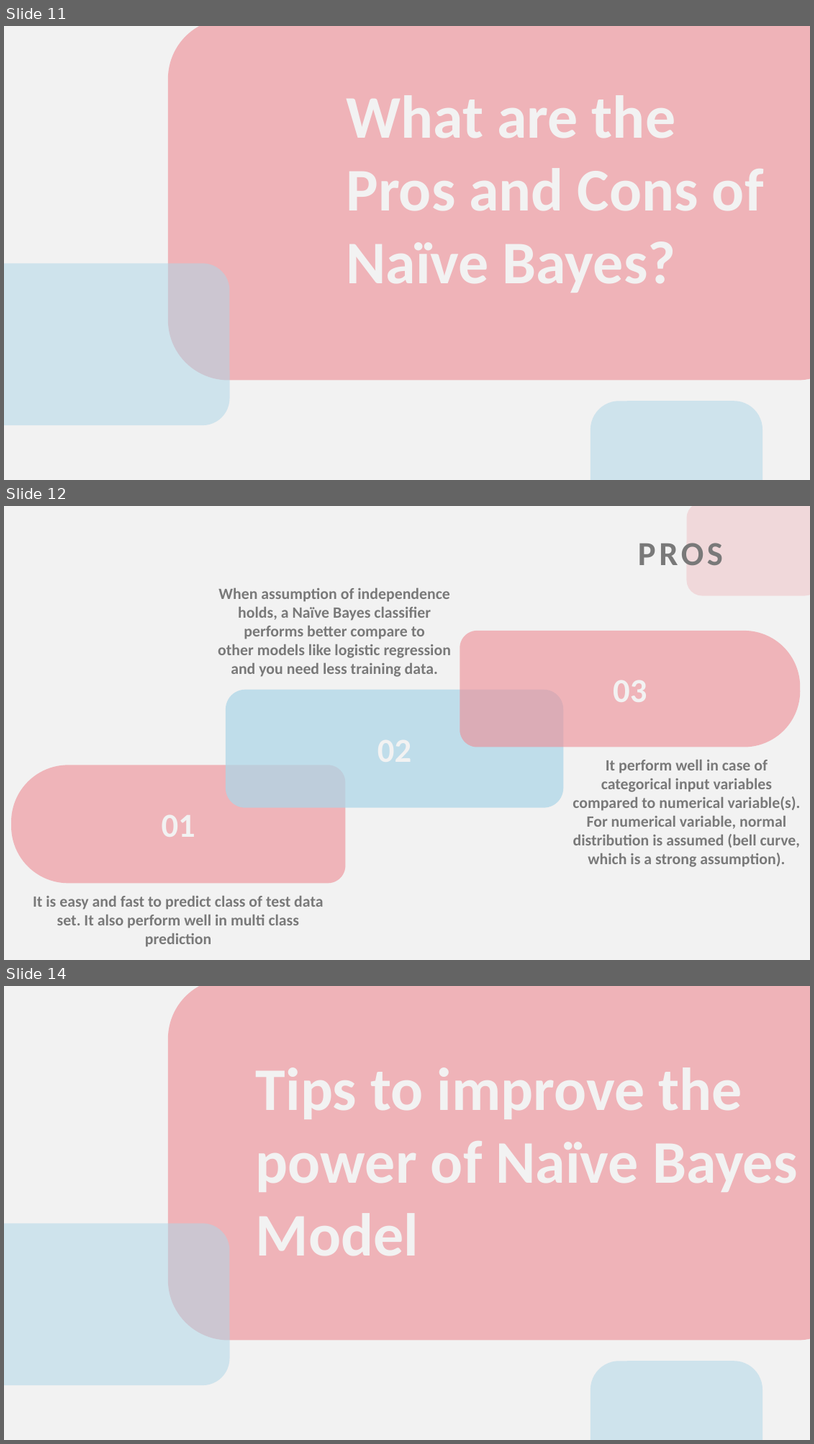
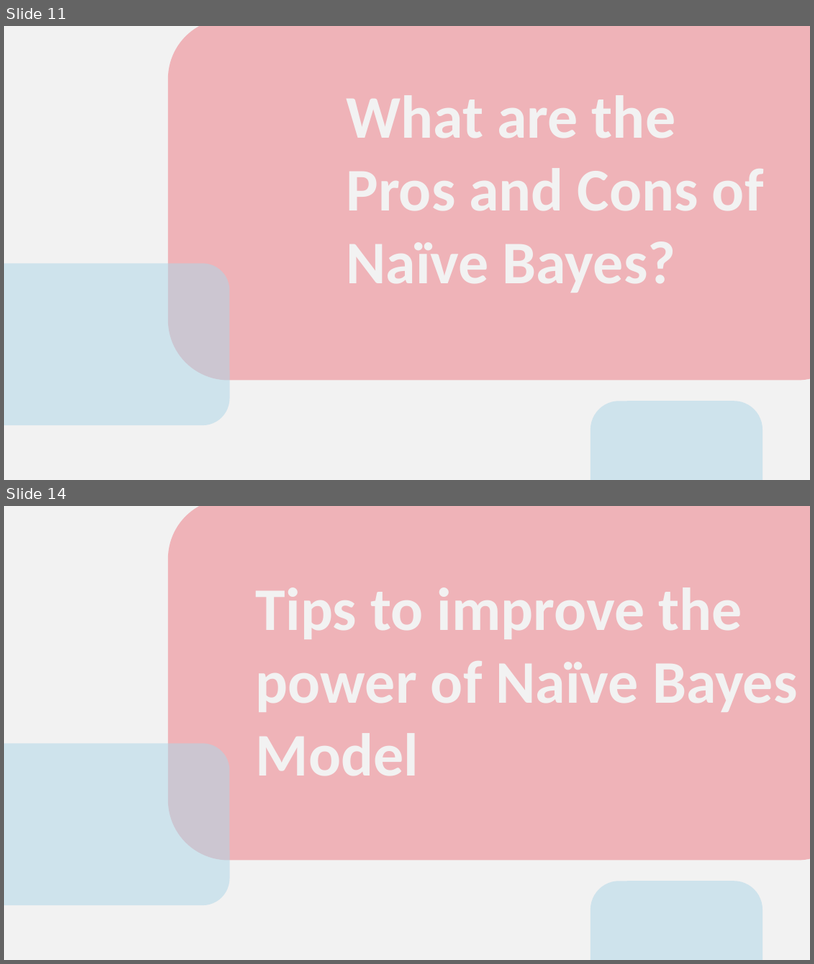
Before and after one commit to Yasmeenmad/data_science_assignments, a slide deck: Week6/Intro_to_Modeling_and_Basic_Concepts/Naive Bayes Classifier.pptx. Shown one above the other, each under a label of ours: slides 11, 12 and 14 before the commit, slides 11 and 14 after it; the slides between them are not shown. The pictures are 814x1444 and 814x964 pixels, drawn with LibreOffice and Linux fonts; fonts in the diff are those of the drawing. Boxes give left, top, right and bottom in pixels: in the first picture for what was removed or moved away, otherwise in the second. Text is boxed around its words. In the diff, an @@ line names an element or a change of style, - is before the commit and + after.

```diff
--- a/Week6/Intro_to_Modeling_and_Basic_Concepts/Naive Bayes Classifier.pptx
+++ b/Week6/Intro_to_Modeling_and_Basic_Concepts/Naive Bayes Classifier.pptx
@@ slide 12 removed at (4,506,810,960), background #F2F2F2 @@
@@ rounded rectangle removed at (687,506,810,596) @@
@@ title removed at (638,543,723,565) @@
-PROS
@@ text removed at (218,588,451,677) @@
-When assumption of independence holds, a Naïve Bayes classifier performs better compare to other models like logistic regression and you need less training data.
@@ round same rect removed at (460,630,801,746) @@
@@ rounded rectangle removed at (226,689,563,807) @@
@@ text removed at (613,680,647,702) @@
-03
@@ text removed at (573,759,801,867) @@
-It perform well in case of categorical input variables compared to numerical variable(s). For numerical variable, normal distribution is assumed (bell curve, which is a strong assumption).
@@ round same rect removed at (11,765,345,883) @@
@@ text removed at (162,815,196,836) @@
-01
@@ text removed at (33,896,323,947) @@
-It is easy and fast to predict class of test data set. It also perform well in multi class prediction
```
Also in this commit, not shown: 3 slides changed, 1 slide added.
